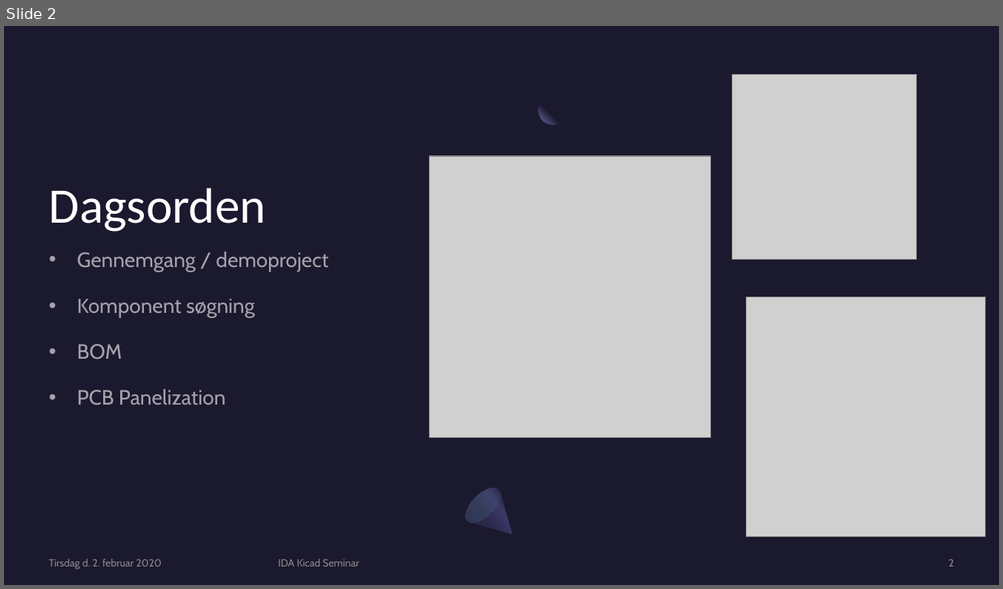
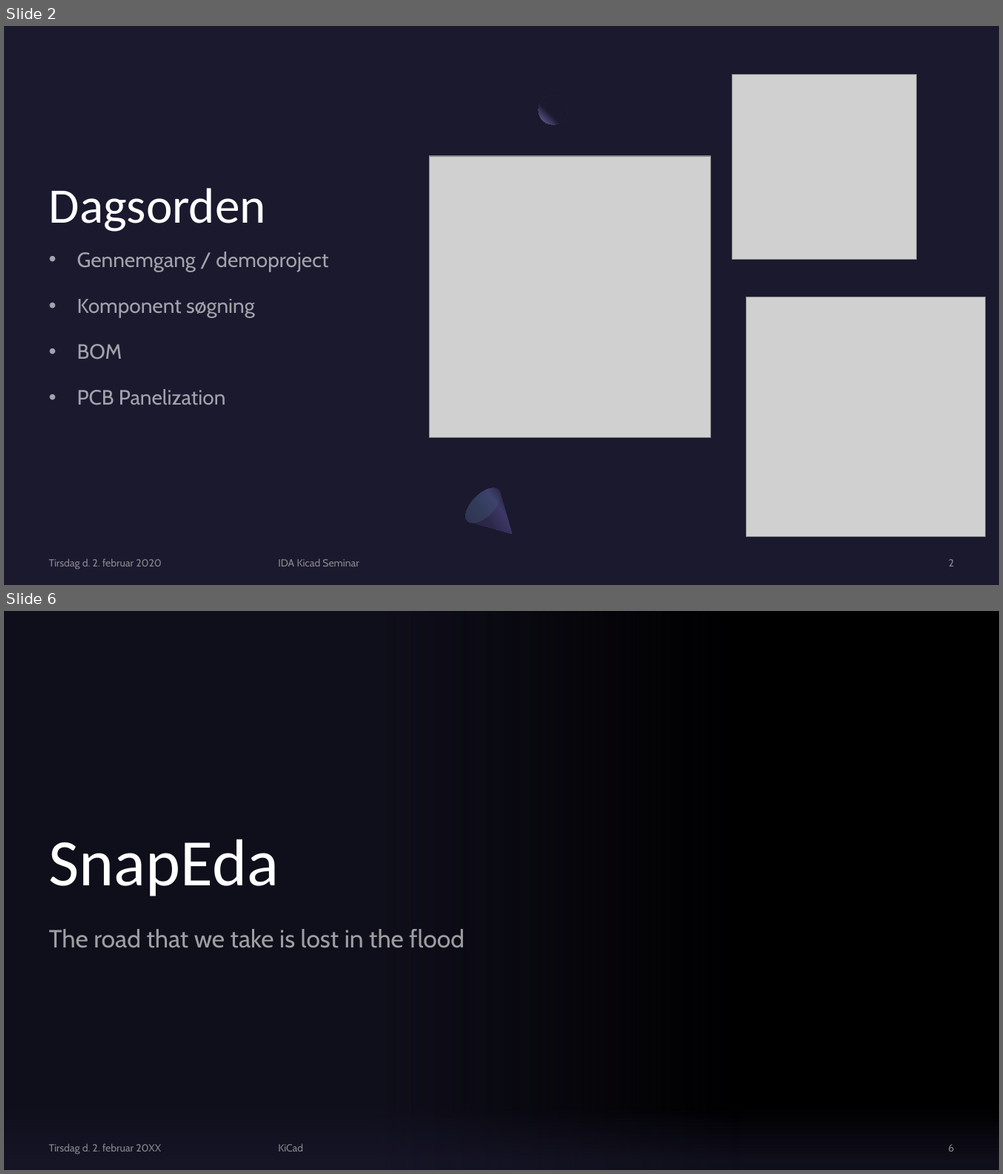
Before and after one commit to IDASeminar/KicadVsOrcad, a slide deck: Kicad 6.pptx. Shown one above the other, each under a label of ours: slide 2 before the commit, slides 2 and 6 after it; the slides between them are not shown. The pictures are 1003x589 and 1003x1174 pixels, drawn with LibreOffice and Linux fonts; fonts in the diff are those of the drawing; grey boxes stand for pictures; background and template pictures are left out. Boxes give left, top, right and bottom in pixels: in the first picture for what was removed or moved away, otherwise in the second. Text is boxed around its words. In the diff, an @@ line names an element or a change of style, - is before the commit and + after.

```diff
--- a/Kicad 6.pptx
+++ b/Kicad 6.pptx
@@ slide 6 added at <box>4,611,999,1170</box>, background picture (left out) @@
@@ rectangle added at <box>4,611,738,1170</box>, fill gradient #1B192E @@
@@ title added at <box>49,839,279,897</box>, 64 pt, text #FFFFFF @@
+SnapEda
@@ subtitle added at <box>49,929,464,948</box>, 24 pt, text #FFFFFF at 60% opacity @@
+The road that we take is lost in the flood
@@ rectangle added at <box>4,1082,999,1170</box>, fill gradient #1B192E @@
@@ text added at <box>49,1144,161,1155</box>, 10 pt, text #A6A6A6 at 80% opacity @@
+Tirsdag d. 2. februar 20XX
@@ text added at <box>278,1144,303,1152</box>, 10 pt, text #A6A6A6 at 80% opacity @@
+KiCad
@@ page number added at <box>948,1145,953,1152</box>, 10 pt, text #A6A6A6 at 80% opacity @@
+6
```
Also in this commit, not shown: 3 slides changed, 5 other slides added, 28 other files.
